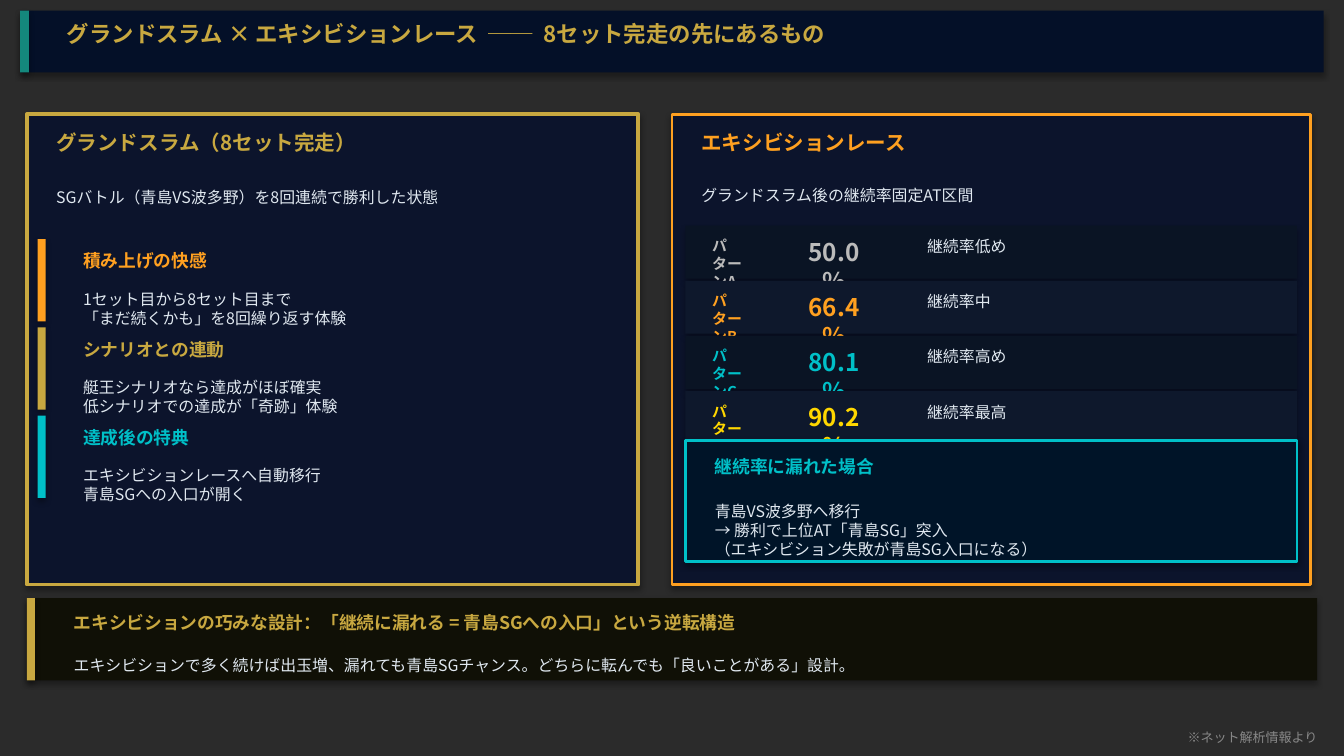
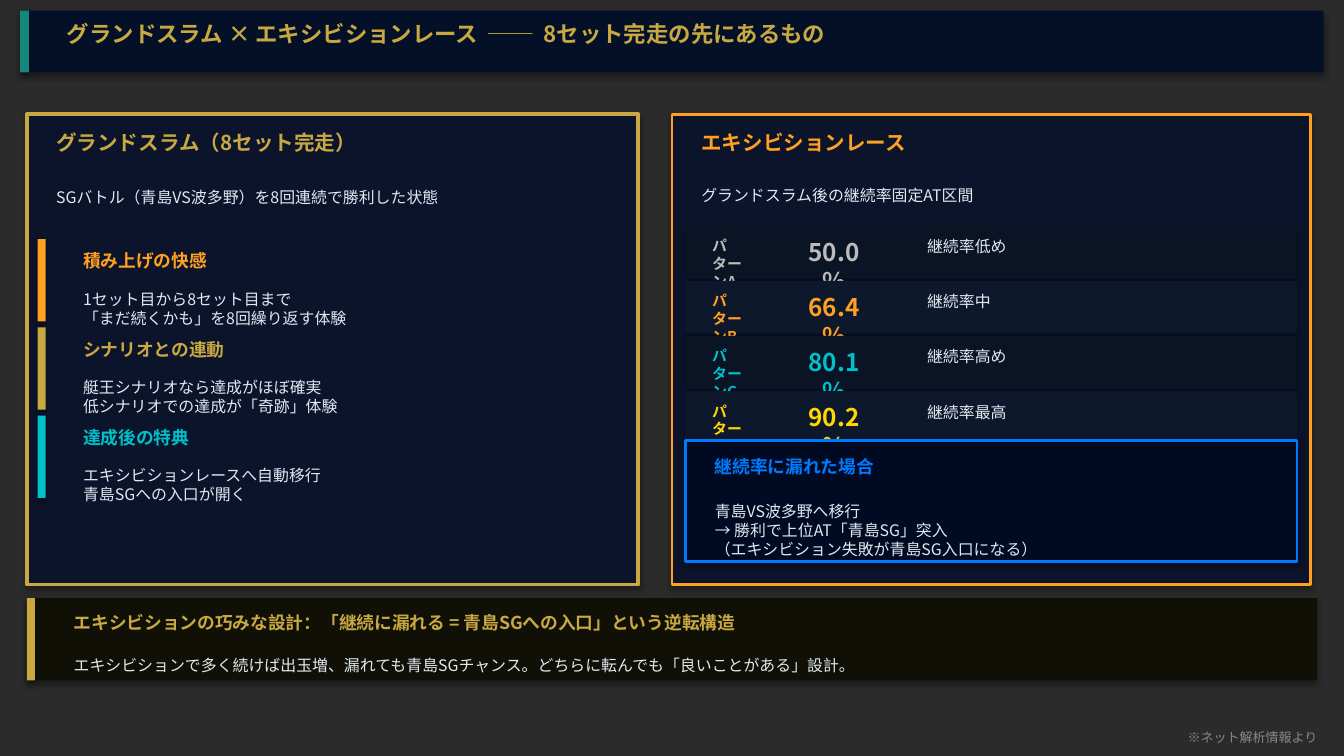
Before and after one commit to hkadoya-eng/slocri, a slide deck: slide 8 of proposals/機種分析/モンキーターンV/monkeyturn_guide_v2.pptx. Drawn at 1344x756 pixels with LibreOffice and Linux fonts; fonts in the diff are those of the drawing; background and template pictures are left out; a plain dark background stands for a picture behind light text. Boxes give left, top, right and bottom in pixels: in the first picture for what was removed or moved away, otherwise in the second. Text is boxed around its words. In the diff, an @@ line names an element or a change of style, - is before the commit and + after.

```diff
--- a/proposals/機種分析/モンキーターンV/monkeyturn_guide_v2.pptx
+++ b/proposals/機種分析/モンキーターンV/monkeyturn_guide_v2.pptx
@@ rectangle at (685, 441, 1297, 562): fill #001428 to #000A22; outline #00C0C8 1.5 pt to #007AFF 1.5 pt @@
@@ text "継続率に漏れた場合" at (715, 458, 874, 475): text colour #00C0C8 to #007AFF @@
```
Also in this commit, not shown: 3 other slides changed, 1 other file.
